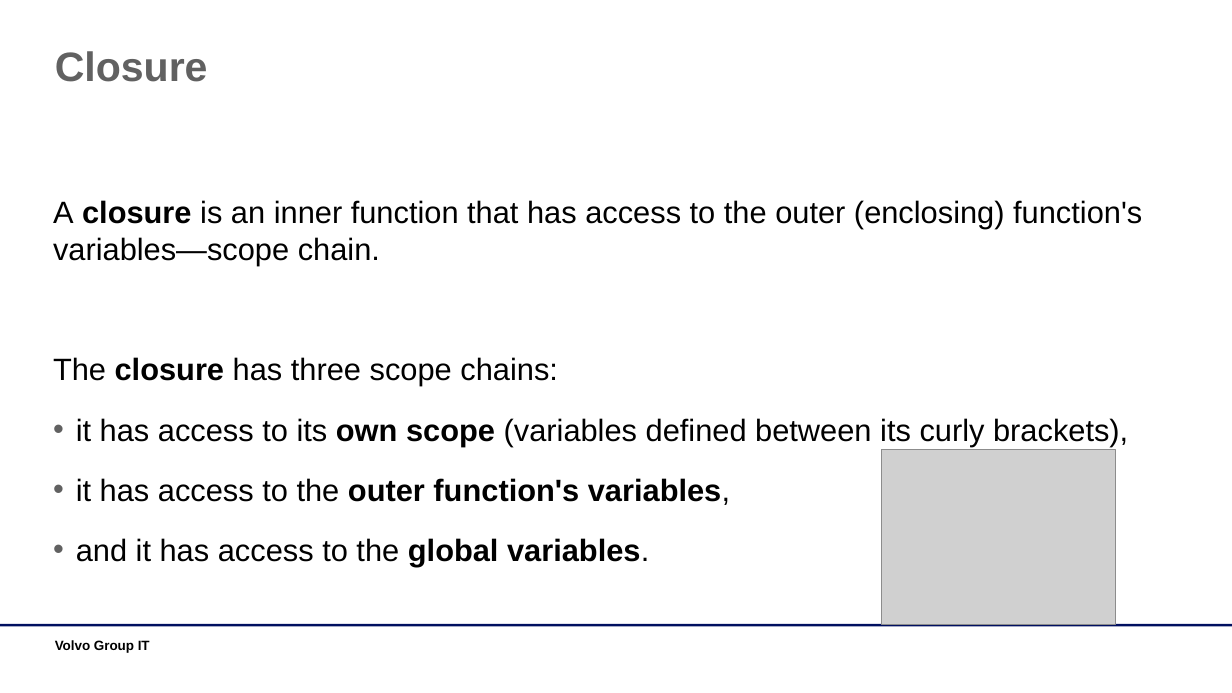
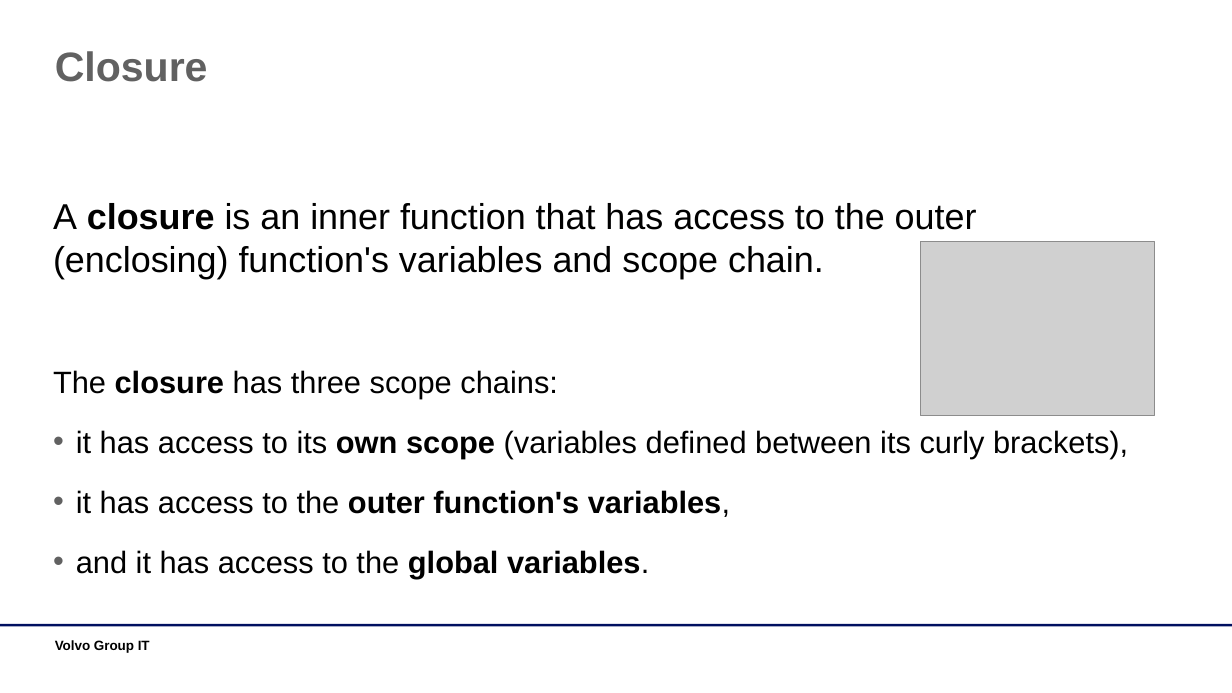
Before and after one commit to dankrz/JsTraining, a slide deck: slide 14 of JsTraining-presentation/JS Training.pptx. Drawn at 1232x693 pixels with LibreOffice and Linux fonts; fonts in the diff are those of the drawing; grey boxes stand for pictures; background and template pictures are left out. Boxes give left, top, right and bottom in pixels: in the first picture for what was removed or moved away, otherwise in the second. Text is boxed around its words. In the diff, an @@ line names an element or a change of style, - is before the commit and + after.

```diff
--- a/JsTraining-presentation/JS Training.pptx
+++ b/JsTraining-presentation/JS Training.pptx
@@ text at bbox=[53, 203, 977, 279]: text changed; size 24 to 28 pt @@
-A closure is an inner function that has access to the outer (enclosing) function's variables—scope chain.
+A closure is an inner function that has access to the outer (enclosing) function's variables and scope chain.
@@ picture: place and size @@
-picture at bbox=[882, 450, 1116, 625]
+picture at bbox=[921, 241, 1154, 416]
```
Also in this commit, not shown: 10 other slides changed, 3 other files.
